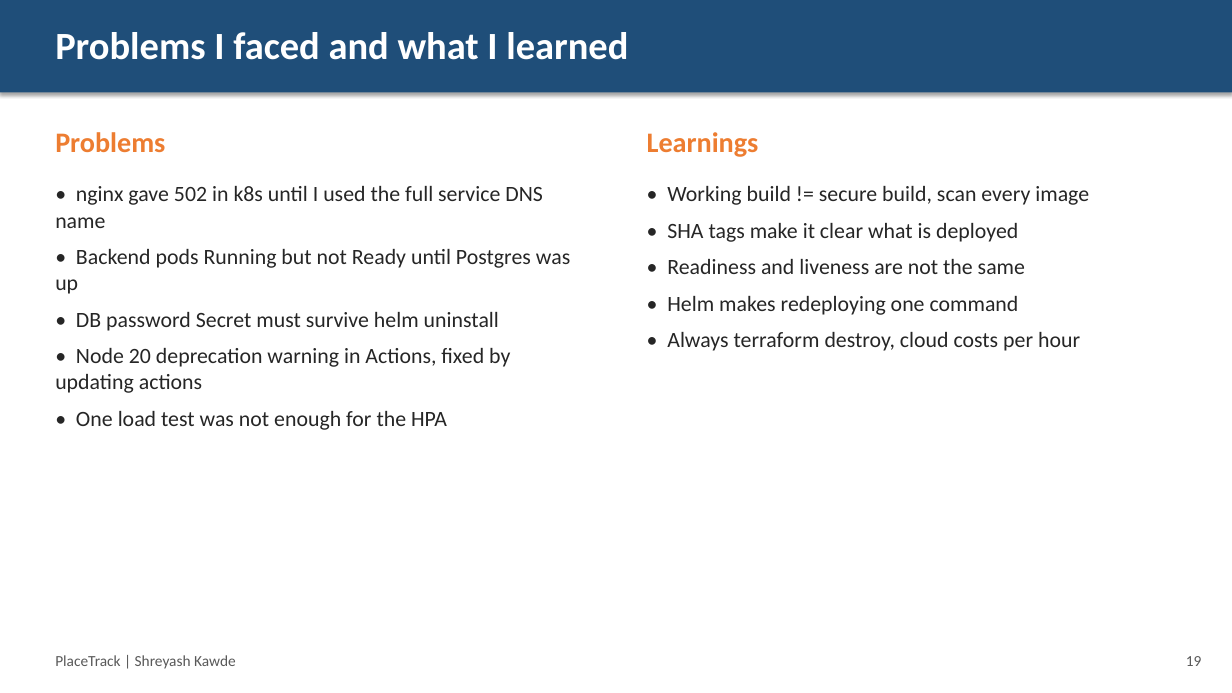
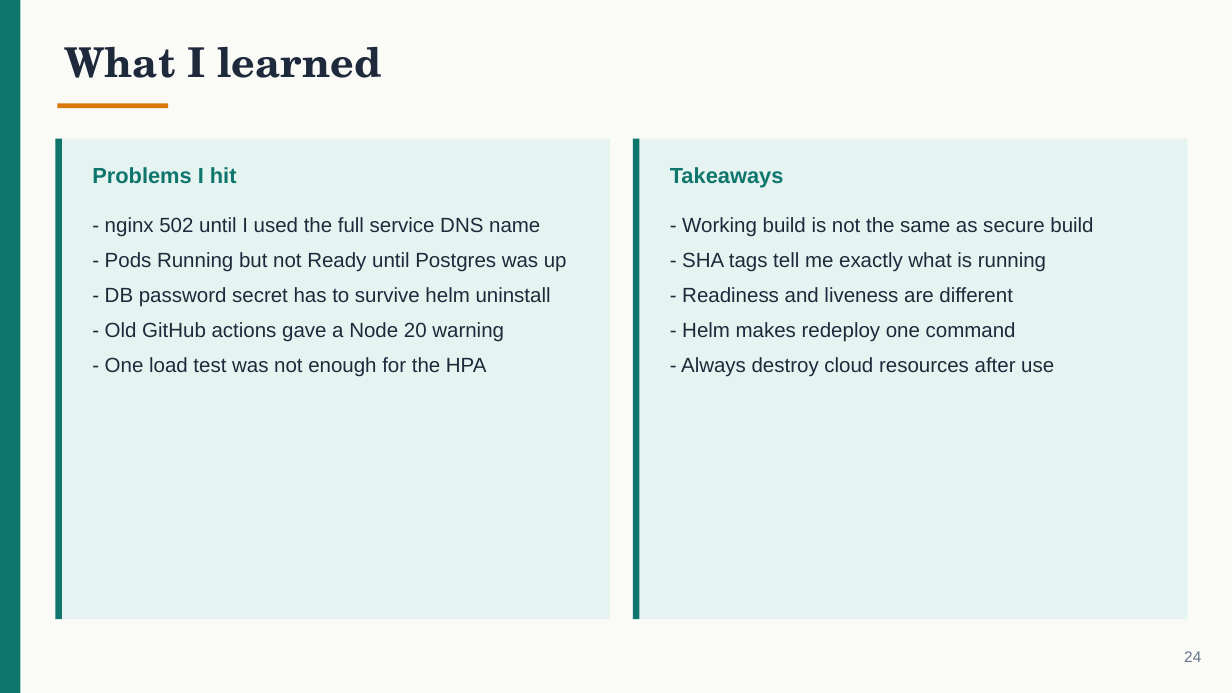
Before and after one commit to Shreyash-Beyond-Journeys-End/Devops_Final_Project, a slide deck: slide 24 of PlaceTrack-Capstone.pptx (slide 19 before the commit). Drawn at 1232x693 pixels with LibreOffice and Linux fonts; fonts in the diff are those of the drawing. Boxes give left, top, right and bottom in pixels: in the first picture for what was removed or moved away, otherwise in the second. Text is boxed around its words. In the diff, an @@ line names an element or a change of style, - is before the commit and + after.

```diff
--- a/PlaceTrack-Capstone.pptx
+++ b/PlaceTrack-Capstone.pptx
@@ rectangle removed at bbox=[0, 0, 1232, 92] @@
@@ rectangle added at bbox=[0, 0, 1232, 693], fill #FAFAF7 @@
@@ rectangle added at bbox=[0, 0, 20, 693], fill #0F766E @@
@@ text at bbox=[64, 46, 381, 78]: text changed; size 30 to 32 pt; font Calibri to TeX Gyre Schola; text colour #FFFFFF to #1E293B @@
-Problems I faced and what I learned
+What I learned
@@ rectangle added at bbox=[57, 104, 168, 108], fill #D97706 @@
@@ rectangle added at bbox=[55, 139, 610, 619], fill #E6F4F1 @@
@@ rectangle added at bbox=[55, 139, 62, 619], fill #0F766E @@
@@ rectangle added at bbox=[633, 139, 1188, 619], fill #E6F4F1 @@
@@ rectangle added at bbox=[633, 139, 640, 619], fill #0F766E @@
@@ text removed at bbox=[647, 132, 759, 157] @@
-Learnings
@@ text at bbox=[92, 167, 237, 184]: text changed; size 22 to 17 pt; font Calibri to Arial; text colour #ED7D31 to #0F766E @@
-Problems
+Problems I hit
@@ text added at bbox=[670, 167, 784, 188], 17 pt, text #0F766E, bold @@
+Takeaways
@@ text at bbox=[105, 217, 567, 377]: text changed; size 17 to 16 pt; font Calibri to Arial; text colour #262626 to #1E293B @@
-• nginx gave 502 in k8s until I used the full service DNS name
-• Backend pods Running but not Ready until Postgres was up
-• DB password Secret must survive helm uninstall
-• Node 20 deprecation warning in Actions, fixed by updating actions
-• One load test was not enough for the HPA
+- nginx 502 until I used the full service DNS name
+- Pods Running but not Ready until Postgres was up
+- DB password secret has to survive helm uninstall
+- Old GitHub actions gave a Node 20 warning
+- One load test was not enough for the HPA
@@ text at bbox=[681, 217, 1093, 377]: text changed; size 17 to 16 pt; font Calibri to Arial; text colour #262626 to #1E293B @@
-• Working build != secure build, scan every image
-• SHA tags make it clear what is deployed
-• Readiness and liveness are not the same
-• Helm makes redeploying one command
-• Always terraform destroy, cloud costs per hour
+- Working build is not the same as secure build
+- SHA tags tell me exactly what is running
+- Readiness and liveness are different
+- Helm makes redeploy one command
+- Always destroy cloud resources after use
@@ text removed at bbox=[55, 655, 236, 669] @@
-PlaceTrack | Shreyash Kawde
@@ text added at bbox=[1184, 651, 1201, 662], 12 pt, text #64748B @@
+24
@@ text removed at bbox=[1186, 656, 1202, 666] @@
-19
```
Also in this commit, not shown: 10 other slides changed, 14 slides added, 9 slides removed, 1 other file.
